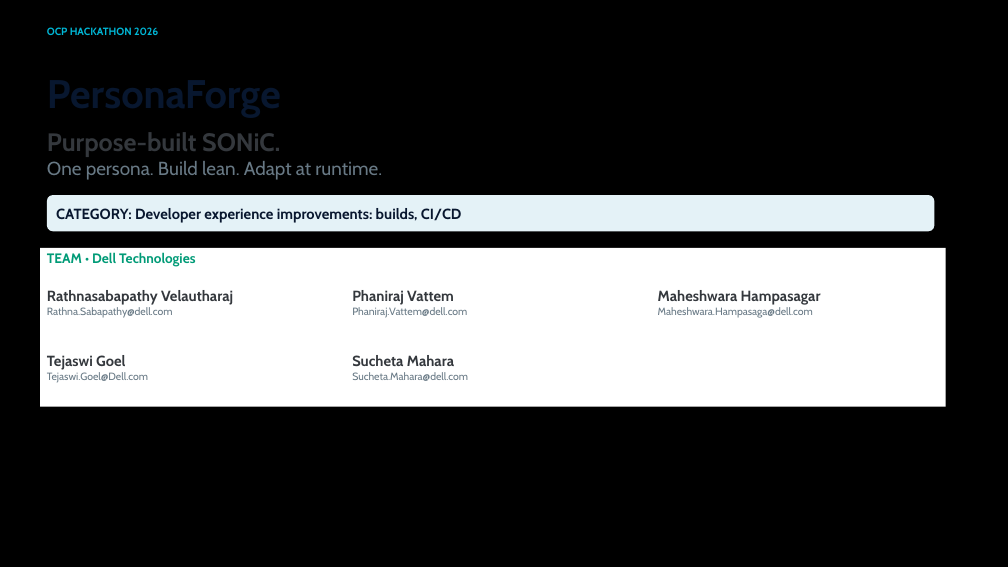
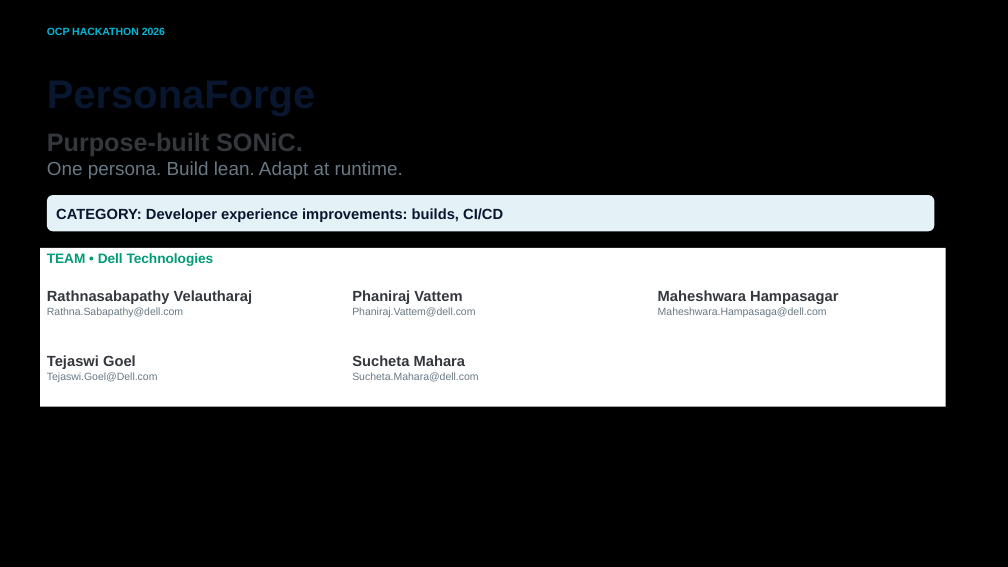
Before and after one commit to mh-csonic/sonic-buildimage, a slide deck: slide 1 of personaforge/presentation/PersonaForge-OCP-Hackathon-2026.pptx. Drawn at 1008x567 pixels with LibreOffice and Linux fonts; fonts in the diff are those of the drawing; background and template pictures are left out. Boxes give left, top, right and bottom in pixels: in the first picture for what was removed or moved away, otherwise in the second. Text is boxed around its words. In the diff, an @@ line names an element or a change of style, - is before the commit and + after.

Commit message:
Update PersonaForge final hackathon submission deck
Replace the existing presentation at the same path with the final seven-slide submission deck and its embedded 106-second build and runtime demo.

Include the current native CLI commands, measured comparison results, and completed hackathon summary. Use Arial fonts without embedded font data for PowerPoint portability.

Update only the PPT; do not include the recording MP4, presentation scripts, guides, or unrelated implementation changes.

```diff
--- a/personaforge/presentation/PersonaForge-OCP-Hackathon-2026.pptx
+++ b/personaforge/presentation/PersonaForge-OCP-Hackathon-2026.pptx
@@ font Cabin to Arial in 10 elements at [47, 27, 165, 35], [47, 69, 693, 119], [47, 133, 403, 179], [47, 195, 935, 231], [47, 253, 214, 266], [47, 290, 253, 317], [352, 290, 475, 317], [658, 290, 838, 317], [47, 355, 158, 382], [352, 355, 478, 382] @@
```
Also in this commit, not shown: 6 other slides changed.
